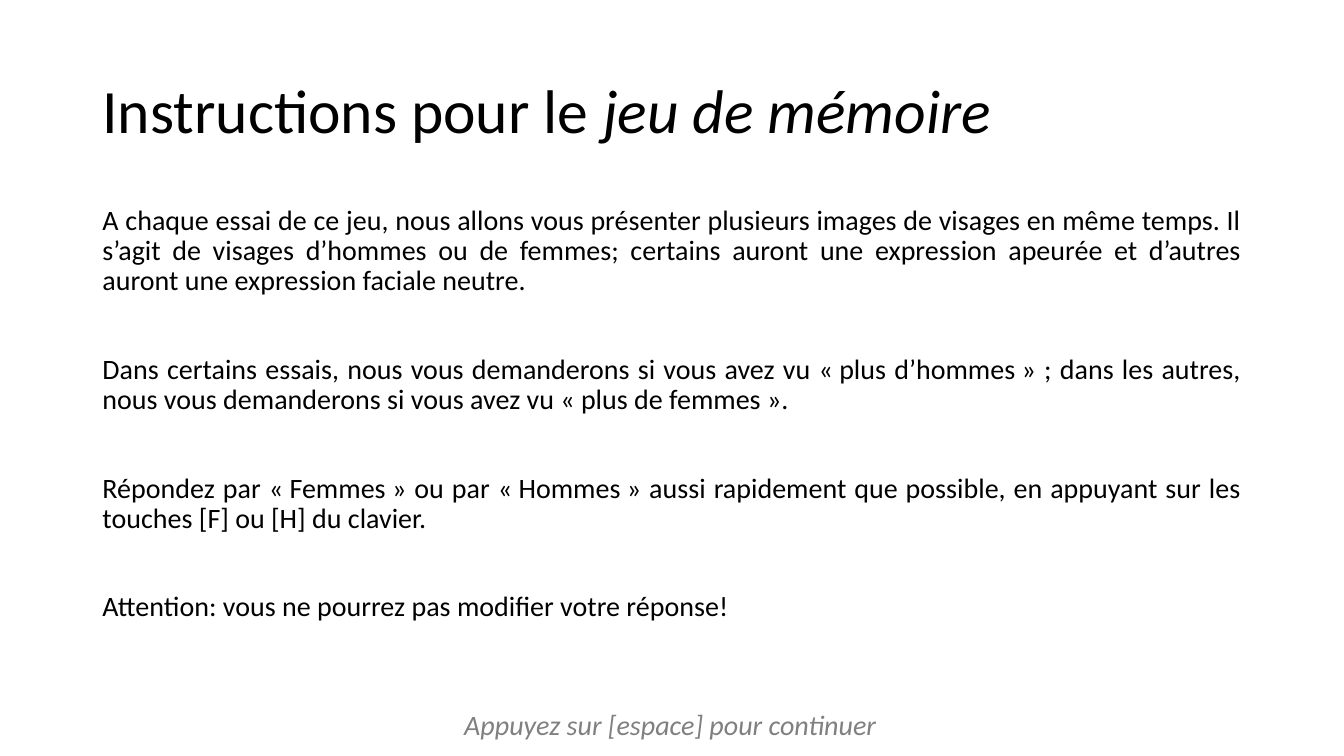
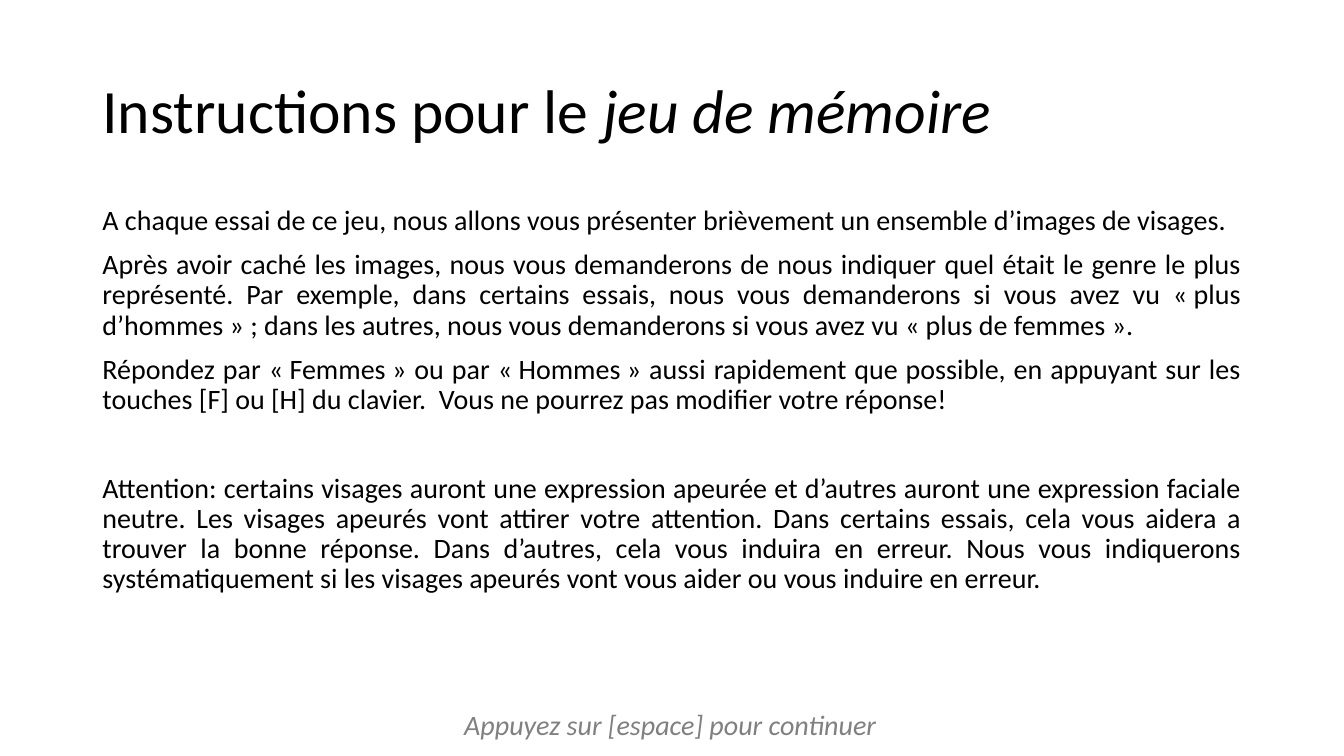
Before and after one commit to jusporrer/Emotion_regulation, a slide deck: slide 14 of instructions/instructionsDiapo.pptx. Drawn at 1344x756 pixels with LibreOffice and Linux fonts; fonts in the diff are those of the drawing. Boxes give left, top, right and bottom in pixels: in the first picture for what was removed or moved away, otherwise in the second. Text is boxed around its words. In the diff, an @@ line names an element or a change of style, - is before the commit and + after.

Commit message:
improved instructions

```diff
--- a/instructions/instructionsDiapo.pptx
+++ b/instructions/instructionsDiapo.pptx
@@ text at (102, 210, 1241, 593): text changed @@
-A chaque essai de ce jeu, nous allons vous présenter plusieurs images de visages en même temps. Il s’agit de visages d’hommes ou de femmes; certains auront une expression apeurée et d’autres auront une expression faciale neutre.
-Dans certains essais, nous vous demanderons si vous avez vu « plus d’hommes » ; dans les autres, nous vous demanderons si vous avez vu « plus de femmes ».
-Répondez par « Femmes » ou par « Hommes » aussi rapidement que possible, en appuyant sur les touches [F] ou [H] du clavier.
-Attention: vous ne pourrez pas modifier votre réponse!
+A chaque essai de ce jeu, nous allons vous présenter brièvement un ensemble d’images de visages.
+Après avoir caché les images, nous vous demanderons de nous indiquer quel était le genre le plus représenté. Par exemple, dans certains essais, nous vous demanderons si vous avez vu « plus d’hommes » ; dans les autres, nous vous demanderons si vous avez vu « plus de femmes ».
+Répondez par « Femmes » ou par « Hommes » aussi rapidement que possible, en appuyant sur les touches [F] ou [H] du clavier. Vous ne pourrez pas modifier votre réponse!
+Attention: certains visages auront une expression apeurée et d’autres auront une expression faciale neutre. Les visages apeurés vont attirer votre attention. Dans certains essais, cela vous aidera a trouver la bonne réponse. Dans d’autres, cela vous induira en erreur. Nous vous indiquerons systématiquement si les visages apeurés vont vous aider ou vous induire en erreur.
```
Also in this commit, not shown: 7 other slides changed, 3 other files.
